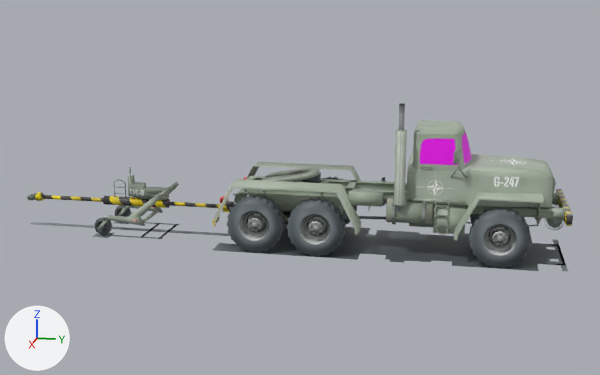
A saved change to the Blender file files/objects/airport/vehicles/tugs/military/1/object.blend.
One viewpoint serves both versions: a 50 mm lens placed at (15.91, -1.96, 5.06), pointed at (0.02, -5.13, 1.08). The lights are fixed; the arrows at lower left show +X, +Y and +Z.
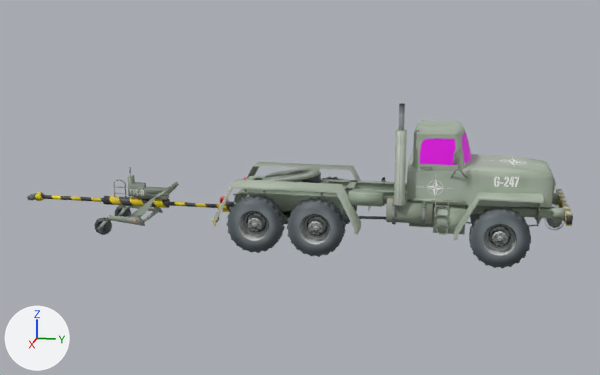
Where the newer file only moved an object's origin or applied its transform, the numbers keep the older frame.

Boxes (x1, y1, x2, y2) around the edits, measured in the pictures (600 x 375 px):
```json
{"object": "Mesh", "change": "reshaped", "before": [27, 103, 573, 271], "after": [27, 103, 573, 268]}
{"part": 1, "of": "me_mesh", "change": "deleted", "before": [213, 224, 568, 271]}
{"part": 2, "of": "me_mesh", "change": "deleted", "before": [31, 222, 230, 236]}
{"part": 3, "of": "me_mesh", "change": "deleted", "before": [92, 233, 114, 238]}
{"part": 4, "of": "me_mesh", "change": "deleted", "before": [111, 193, 180, 239]}
```

The change, as JSON lines over the scene's bpy script:
```json
{"block": "me_mesh", "where": "# used by ob_mesh; location = (0.0, -9.03, 0.81)"}
{"op": "remove", "block": "me_mesh", "code": "me_mesh.from_pydata(...)  # 11947 vertices, 19055 faces; spans x -1.06..1.06, y -2.05..9.03, z -0.81..2.14"}
{"op": "add", "block": "me_mesh", "code": "me_mesh.from_pydata(...)  # 11863 vertices, 18970 faces, 1 loose edge; spans x -1.06..1.06, y -2.05..9.03, z -0.81..2.14"}
{"block": "me_mesh", "change": "me_mesh part 1: the loose piece of 48 vertices spanning x -1.06..1.06, y 2.35..9.03, z -0.81 is deleted"}
{"block": "me_mesh", "change": "me_mesh part 2: the loose piece of 4 vertices spanning x -0.09..0.09, y -2.05..3.05, z -0.81 is deleted"}
{"block": "me_mesh", "change": "me_mesh part 3: the loose piece of 4 vertices spanning x 0.34..0.69, y -0.33..0.02, z -0.81 is deleted"}
{"block": "me_mesh", "change": "me_mesh part 4: 17 vertices removed from x -0.55..0.56, y 0.0..1.14, z -0.81..0.14"}
```
